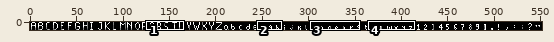
Pixel-art file, stored at aseprite/gbjam9.fnt.aseprite. The first picture is a wide view before the edit; the outline marks the close-up.
Close-up. Before:
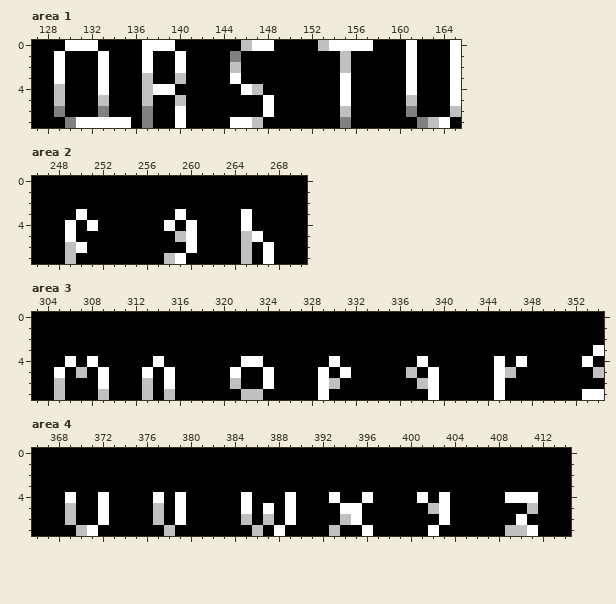
552x8 pixels, 1 frame. Shown: area 1: x 127..165, y 0..7; area 2: x 246..270, y 0..7; area 3: x 303..354, y 0..7; area 4: x 366..414, y 0..7. The commit also changed other parts of the picture, which this record leaves out.
New version:
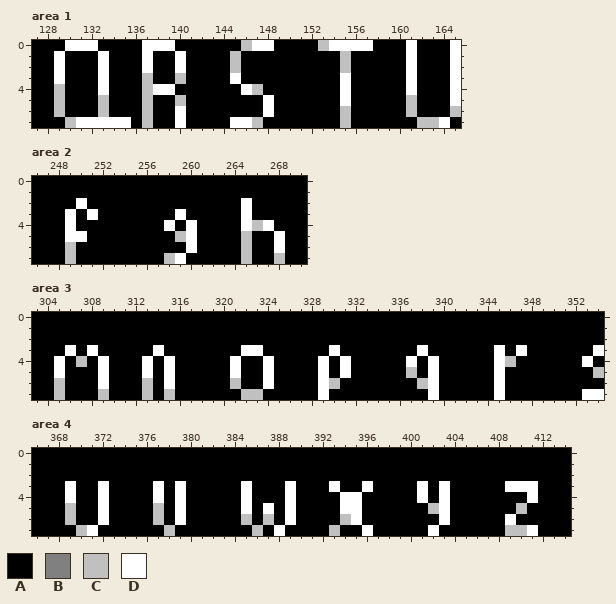
Palette (. is transparent): A #000000  B #808080  C #c0c0c0  D #ffffff
From old to new:
Changed rows in their new state; - is an unchanged pixel.
Area 1, layer "Layer":
first column x 145:
1 C
first column x 129:
6 C---C---C-----------------------C-
7 -C------C-----------------C------C
Area 2, layer "Layer":
first column x 249:
2 -D--------------D---
3 DAD-----------------
4 --A--------------CD-
5 -D---------------A-D
6 -A----------------AD
7 ------------------AC
Area 3, layer "Layer":
first column x 305:
3 -D-D-----D-------DD------D-------D------D-D
4 DACAD---DAD-----DAAD----DAD-----DAD------CA
5 --A--------------------------------------A-
Area 4, layer "Layer":
first column x 369:
3 D--D----D-D-----D---D---D--D----D-D-----DDD
4 ------------------------ADDA------------AA-
5 -----------------------------------------CA
6 ----------------------------------------DA-
